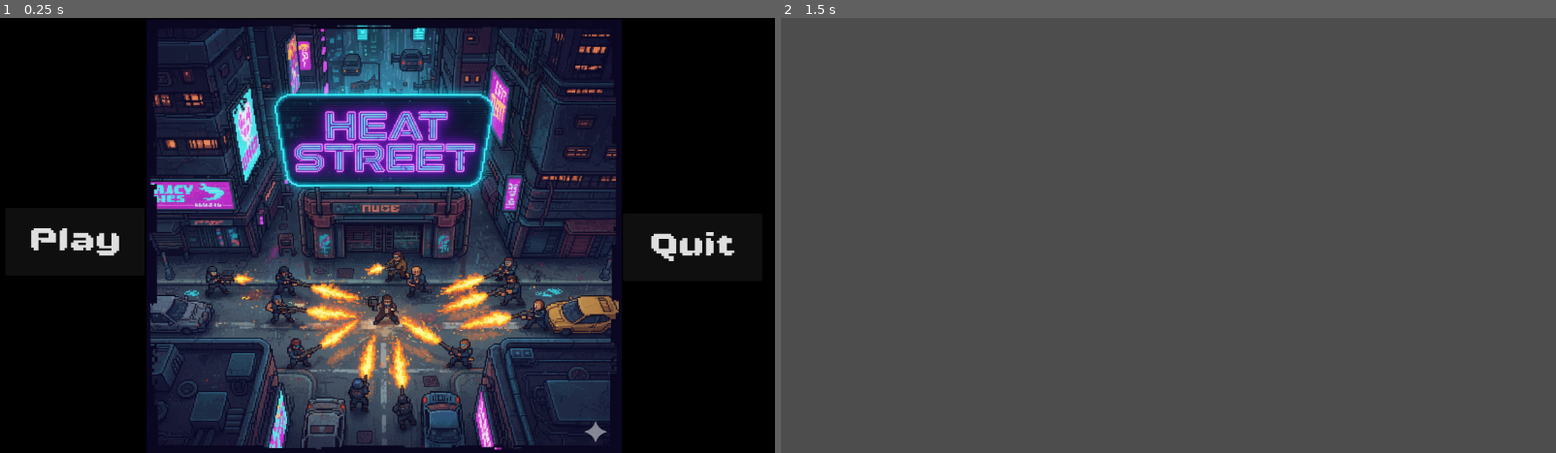
Above: before the commit, frames 1-2 (left to right).
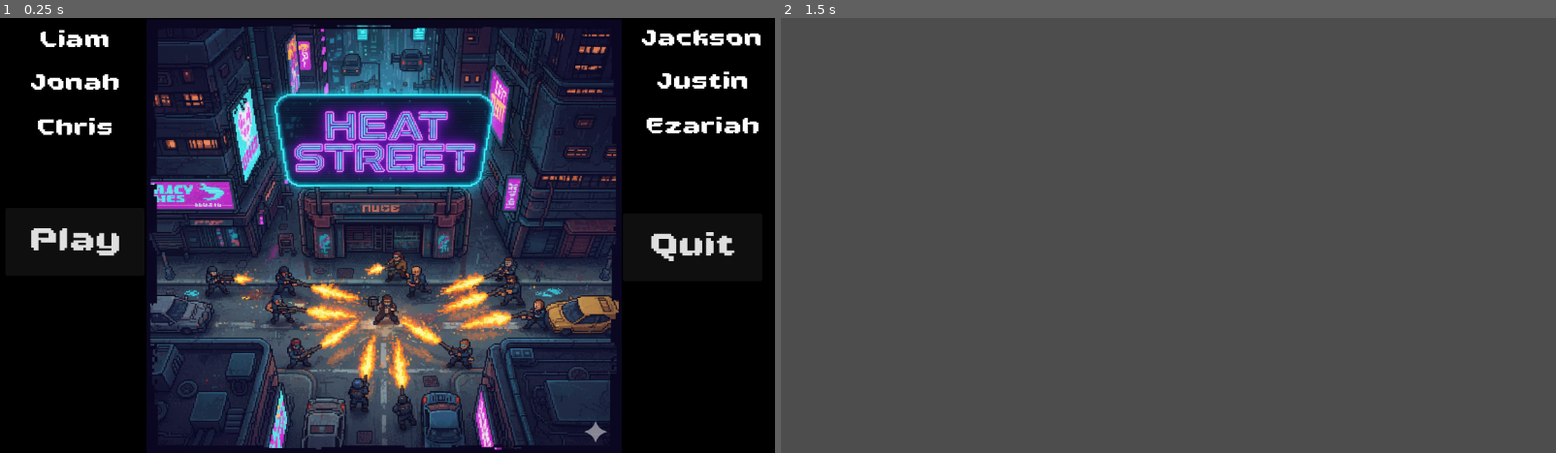
Above: after the commit, the same moments.

Repository: jTendeck/copsnrobbazjam
Game: Godot game, scene res://scenes/ui/mainMenu.tscn
Same seed, same stepped clock (60 frames per second), same inputs: the game is played once before the commit and once after it.
Inputs:
- Up to frame 1 (0.25 s): no input
- Up to frame 2 (1.5 s): click "Play" at 0.5 s; tap Enter at 1.25 s

The runs differ from the first frame. In frame 1, 1.5% of the frame differs, in the area x 4-99%, y 2-27%; in frame 2, nothing differs.

Commit message:
Added menu names

Diff:
--- a/scenes/ui/mainMenu.tscn
+++ b/scenes/ui/mainMenu.tscn
@@ -43,6 +43,78 @@
 text = "Quit
 "
 
+[node name="Liam" type="Label" parent="Panel"]
+layout_mode = 0
+offset_left = 12.0
+offset_top = 6.0
+offset_right = 208.0
+offset_bottom = 63.0
+theme_override_fonts/font = ExtResource("2_c8enf")
+theme_override_font_sizes/font_size = 29
+text = "Liam"
+horizontal_alignment = 1
+vertical_alignment = 1
+
+[node name="Jonah" type="Label" parent="Panel"]
+layout_mode = 0
+offset_left = 13.0
+offset_top = 70.0
+offset_right = 209.0
+offset_bottom = 127.0
+theme_override_fonts/font = ExtResource("2_c8enf")
+theme_override_font_sizes/font_size = 29
+text = "Jonah"
+horizontal_alignment = 1
+vertical_alignment = 1
+
+[node name="Chris" type="Label" parent="Panel"]
+layout_mode = 0
+offset_left = 13.0
+offset_top = 137.0
+offset_right = 209.0
+offset_bottom = 194.0
+theme_override_fonts/font = ExtResource("2_c8enf")
+theme_override_font_sizes/font_size = 29
+text = "Chris"
+horizontal_alignment = 1
+vertical_alignment = 1
+
+[node name="Jackson" type="Label" parent="Panel"]
+layout_mode = 0
+offset_left = 945.0
+offset_top = 4.0
+offset_right = 1141.0
+offset_bottom = 61.0
+theme_override_fonts/font = ExtResource("2_c8enf")
+theme_override_font_sizes/font_size = 29
+text = "Jackson"
+horizontal_alignment = 1
+vertical_alignment = 1
+
+[node name="Justin" type="Label" parent="Panel"]
+layout_mode = 0
+offset_left = 946.0
+offset_top = 68.0
+offset_right = 1142.0
+offset_bottom = 125.0
+theme_override_fonts/font = ExtResource("2_c8enf")
+theme_override_font_sizes/font_size = 29
+text = "Justin"
+horizontal_alignment = 1
+vertical_alignment = 1
+
+[node name="Ezariah" type="Label" parent="Panel"]
+layout_mode = 0
+offset_left = 946.0
+offset_top = 135.0
+offset_right = 1142.0
+offset_bottom = 192.0
+theme_override_fonts/font = ExtResource("2_c8enf")
+theme_override_font_sizes/font_size = 29
+text = "Ezariah"
+horizontal_alignment = 1
+vertical_alignment = 1
+
 [node name="click" type="AudioStreamPlayer" parent="."]
 stream = ExtResource("6_ceogi")
 
